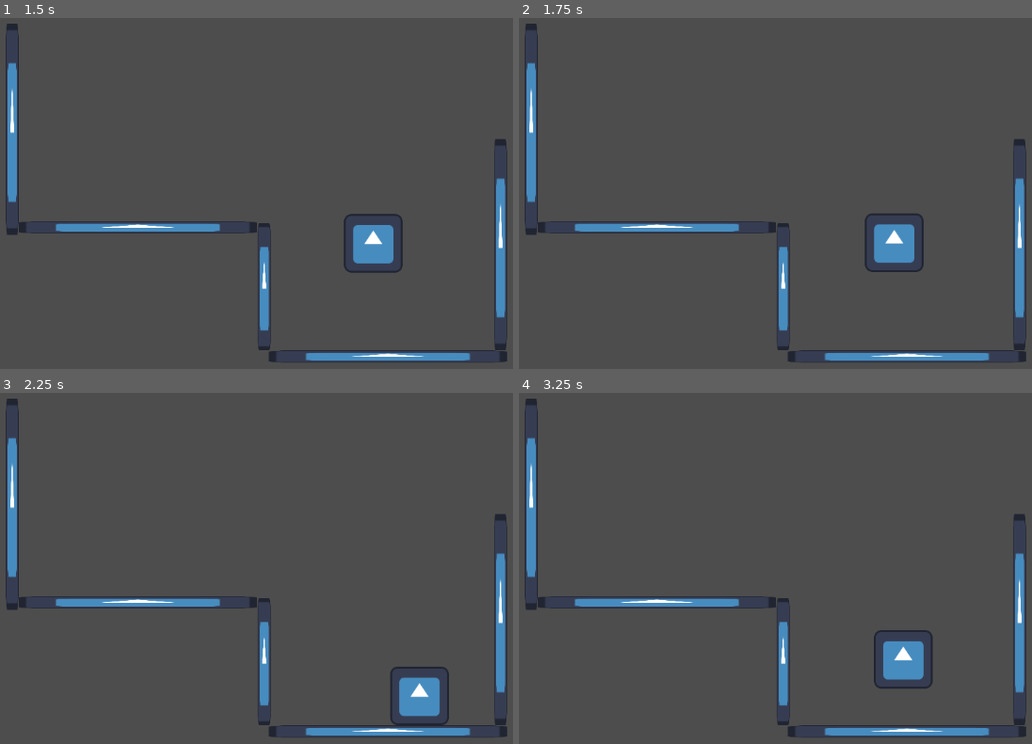
Above: before the commit, frames 1-4 (two rows, left to right).
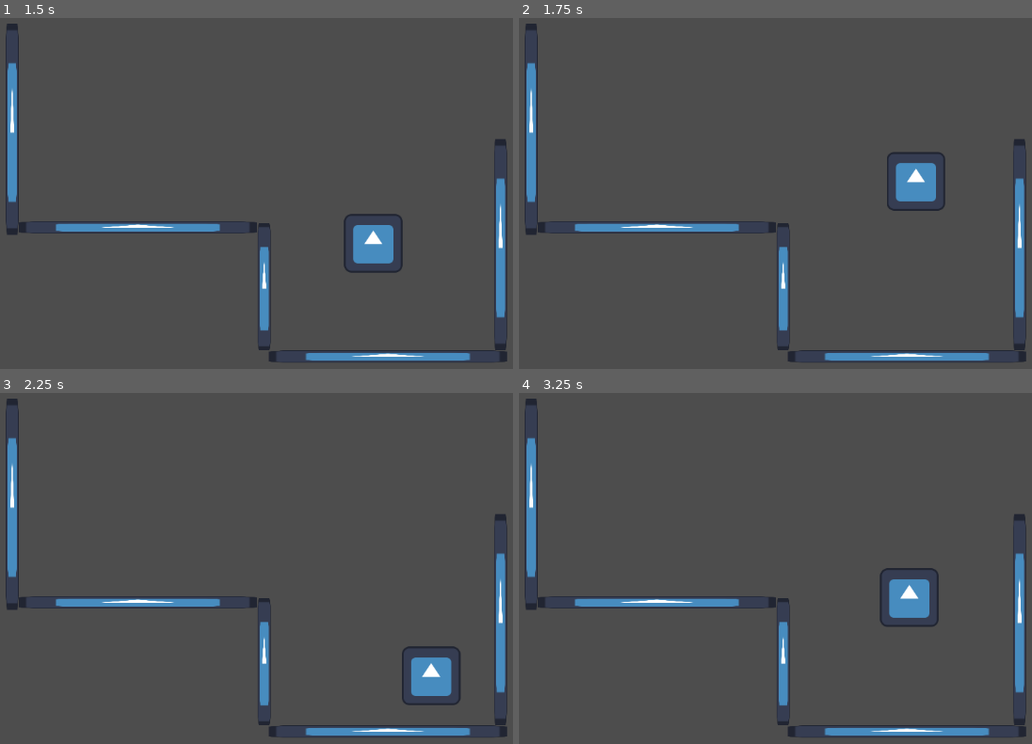
Above: after the commit, the same moments.

Repository: arcality/Built-to-Scale-GMTK-2024
Game: Godot game, scene res://scenes/main.tscn
Same seed, same stepped clock (60 frames per second), same inputs: the game is played once before the commit and once after it. The engine's default icon, where the game draws it, is replaced by a stand-in: a white triangle on a blue panel in a dark square.
Inputs:
- Up to frame 1 (1.5 s): hold Space (jump) 0.53-1.28 s; hold D (move_right) from 0.53 s (still down); tap Space (jump) at 1.35 s
- Up to frame 2 (1.75 s): keep holding D (move_right); tap Space (jump) at 1.52 s
- Up to frame 3 (2.25 s): tap Space (jump) at 1.82 s; release D (move_right) at 2.03 s; hold A (move_left) from 2.03 s (still down); hold Space (jump) from 2.03 s (still down)
- Up to frame 4 (3.25 s): release A (move_left) at 2.78 s; release Space (jump) at 2.78 s; hold D (move_right) from 2.78 s (still down); tap Space (jump) at 2.85, 3.02 s

Frame 1 is identical in both runs. In frame 2, 2.3% of the frame differs, in the area x 67-84%, y 38-73%; in frame 3, 1.6%; in frame 4, 2.3%.

Commit message:
improved coyote time for wall jump

Diff:
--- a/scenes/player.tscn
+++ b/scenes/player.tscn
@@ -18,7 +18,7 @@
 
 [node name="Player" type="CharacterBody2D"]
 script = ExtResource("1_vscu2")
-active_jetpack_state = "umbrellaing"
+active_jetpack_state = "jumping"
 active_arm_state = "walljumping"
 
 [node name="CollisionShape2D" type="CollisionShape2D" parent="."]
--- a/scripts/player.gd
+++ b/scripts/player.gd
@@ -7,6 +7,8 @@
 var special_jump_used := false
 var facing_direction := 1.0 # for dashing
 var clinging_direction := 0.0
+
+var climb_coyote_time := 0.0
 
 
 var target_velocity : float
@@ -21,7 +23,7 @@
 # being used to keep track of arms
 #
 # will eventually have "climbing" "walljumping"
-# and (maybe) "jumping" for jump boosting arms (that won't be connected to a
+# and "jumpboosting" for jump boosting arms (that won't be connected to a
 # script though)
 
 # DISREGARD THIS
@@ -84,6 +86,10 @@
 
 	#print(gravity)
 	#print(clinging_direction)
+	if climb_coyote_time > 0.0:
+		print(climb_coyote_time)
+
+	climb_coyote_time -=0.01
 
 	move_and_slide()
 
--- a/scripts/state-machine/clinging.gd
+++ b/scripts/state-machine/clinging.gd
@@ -20,20 +20,22 @@
 	# re-enables falling
 	#player.gravity = 2000
 	#print(player.gravity)
+
 	pass
 
 func Update(_delta:float):
 
 	# starts jump buffer timer after letting go, and allows gravity
+	#if player.horizontal_movement_direction() != player.clinging_direction:
+		#buffer_timer += 0.01
+		#player.gravity = 2000
+	#else:
+		#buffer_timer = 0.0
+		#player.gravity = 0
+		#player.velocity.y = 0
+
 	if player.horizontal_movement_direction() != player.clinging_direction:
-		buffer_timer += 0.01
-		player.gravity = 2000
-	else:
-		buffer_timer = 0.0
-		player.gravity = 0
-		player.velocity.y = 0
-
-	if buffer_timer > 0.06:
+		player.climb_coyote_time = 0.1
 		state_transition.emit(self, "falling")
 		print("transition to falling")
 
--- a/scripts/state-machine/falling.gd
+++ b/scripts/state-machine/falling.gd
@@ -46,9 +46,14 @@
 			print("transition to clinging")
 			player.clinging_direction = -1.0
 
-	if not player.special_jump_used and Input.is_action_just_pressed("jump"):
+	if player.climb_coyote_time > 0.0 and Input.is_action_just_pressed("jump") and player.active_arm_state == "walljumping":
+		state_transition.emit(self, "walljumping")
+		print("coyote wall jump")
+	elif not player.special_jump_used and Input.is_action_just_pressed("jump"):
 		player.special_jump_used = true
 		state_transition.emit(self, player.active_jetpack_state)
 		print("transition to special jump from falling")
 
+
+
 	timer += 0.01
--- a/scripts/state-machine/jumping.gd
+++ b/scripts/state-machine/jumping.gd
@@ -6,7 +6,10 @@
 
 func Enter():
 	player = owner
-	player.velocity.y = player.jump_strength
+	if player.is_on_floor() and player.active_arm_state == "jumpboosting":
+		player.velocity.y = player.jump_strength * 1.7
+	else:
+		player.velocity.y = player.jump_strength
 
 func Update(delta:float):
 	state_transition.emit(self, "falling")
